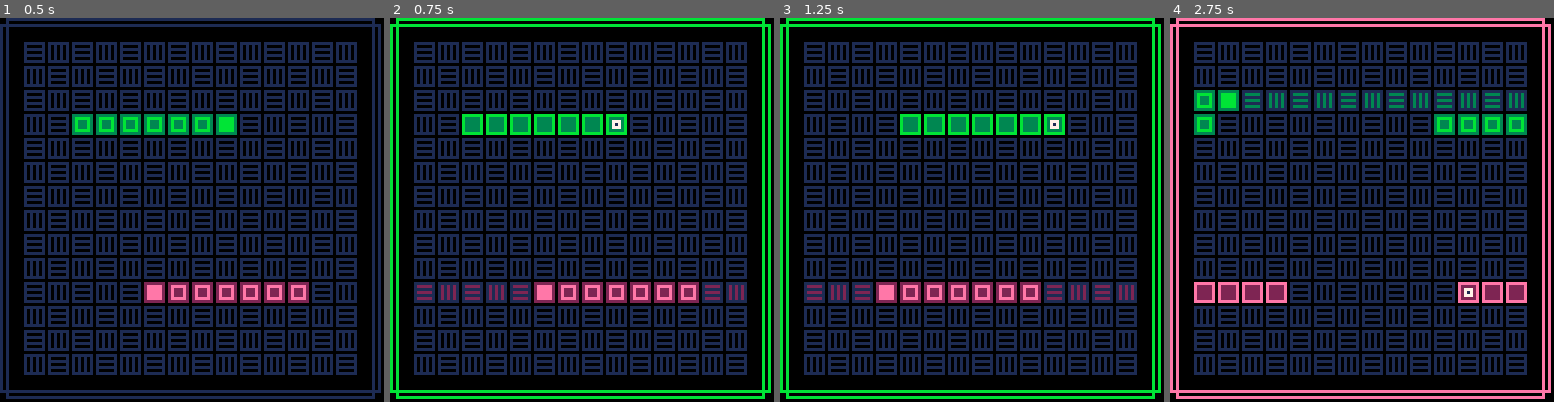
Above: before the commit, frames 1-4 (left to right).
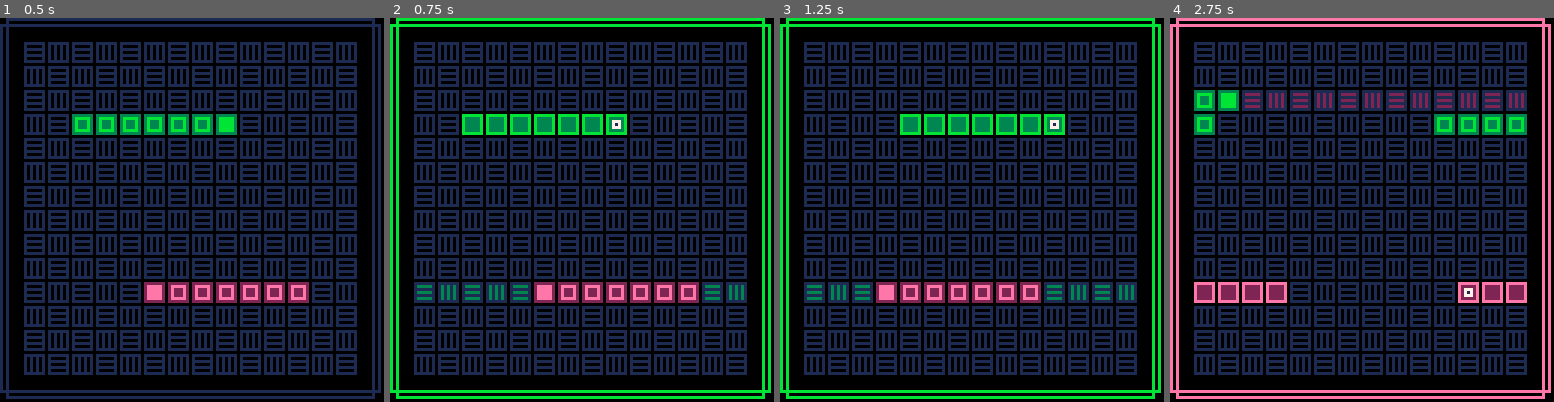
Above: after the commit, the same moments.

Repository: alxgnon/pico-8
Game: PICO-8 cartridge duoboros.p8
The game is run twice, just before and just after one commit, with the same random seed, the same clock (stepped at 60 frames per second) and the same inputs.
Inputs:
- Up to frame 1 (0.5 s): tap X (X key) at 0.33 s
- Up to frame 2 (0.75 s): tap O (Z key) at 0.7 s
- Up to frame 3 (1.25 s): tap X (X key) at 1.07 s
- Up to frame 4 (2.75 s): hold Right 1.6-2.1 s; tap O (Z key) at 1.7, 2.1, 2.5 s; tap X (X key) at 1.85 s; hold Up 2.15-2.42 s; hold Right from 2.47 s (still down)

Frame 1 is identical in both runs. In frame 2, 0.6% of the frame differs, in the area x 7-93%, y 69-74%; in frame 3, 0.6%; in frame 4, 1.1%, in the area x 19-93%, y 19-24%.

Commit message:
2boros: better visual feedback

Diff:
--- a/duoboros.p8
+++ b/duoboros.p8
@@ -20,14 +20,16 @@
 }
 
 function bright(snake)
-	if (snake==rosee) return 14
-	if (snake==verte) return 11
+	if(not snake) return 1
+	if(snake.frame==rose)return 14
+	if(snake.frame==vert)return 11
 	return 1
 end
 
 function muted(snake)
-	if (snake==rosee) return 02
-	if (snake==verte) return 03
+	if(not snake) return 1
+	if(snake.frame==rose)return 02
+	if(snake.frame==vert)return 03
 	return 1
 end
 
@@ -132,6 +134,12 @@
 	perfect_y(cells)
 end
 
+function flip_colors()
+	local temp = verte.frame
+	verte.frame = rosee.frame
+	rosee.frame = temp
+end
+
 function perfect_x(cells)
 	local x = verte.x
 	for c in all(cells) do
@@ -145,6 +153,7 @@
 		sfx(sound.perfect)
 		slowness -= 0.5
 		rumble(4, 4)
+		flip_colors()
 	end
 end
 
@@ -161,6 +170,7 @@
 		sfx(sound.perfect)
 		slowness -= 0.5
 		rumble(4, 4)
+		flip_colors()
 	end
 end
 
@@ -178,7 +188,7 @@
 end
 
 function draw_ruler(a)
-	local color = muted(a)
+	local color = muted(other(a))
 	local x,y=flr(a.x+1)*8,flr(a.y+1)*8
 	if a.dx == 0 then
 		rectfill(x+1,8,x+5,118,color)
